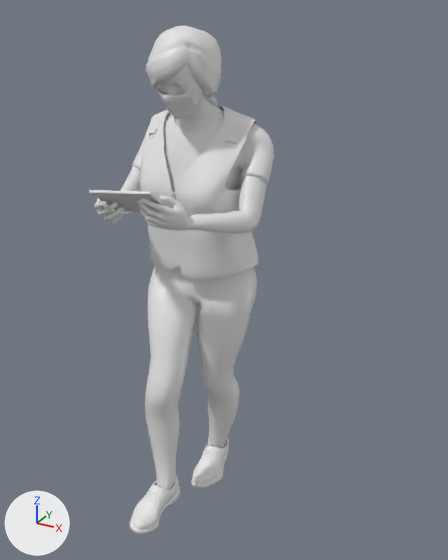
An edit to the FBX model Assets/HumanWorker/MotionMeshes/WalkMotion.fbx, drawn before and after from the same camera.
Both versions are drawn from a 50 mm camera at (1.072, -1.721, 1.777) aimed at (0.109, 0.03, 0.902). Every picture has the same lights, and +X, +Y and +Z are marked at lower left. The picture after the commit comes second. Vertices at exactly the same position are counted once.

In view in the first picture: 'AsianWoman_Mesh'.
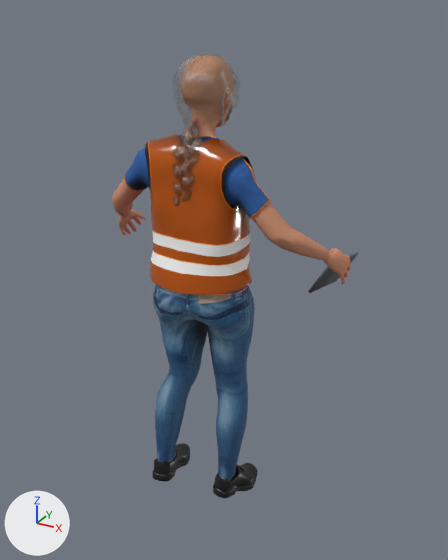
Where the change shows, as pixel boxes [x1, y1, x2, y2] in the pictures (448 x 560 px; the box of a moved part takes in the faces that stretch with it):
'AsianWoman_Mesh', surface changed, reshaped, moved, turned, rescaled: before [89, 25, 274, 535]; after [112, 55, 358, 499]
part 1 of me_mesh, moved or reshaped (not visible afterwards): before [226, 130, 239, 143]
part 2 of me_mesh, moved or reshaped (not visible afterwards): before [149, 123, 159, 134]
part 3 of me_mesh, deleted: before [89, 25, 274, 535]
part 4 of me_mesh, added: after [112, 55, 358, 499]

The change, as a diff of the scene's bpy script:
```diff
--- a/Assets/HumanWorker/MotionMeshes/WalkMotion.fbx.py
+++ b/Assets/HumanWorker/MotionMeshes/WalkMotion.fbx.py
@@ mat_hair @@
 mat_hair = bpy.data.materials.new('Hair')
-# nodes: BsdfPrincipled, OutputMaterial
+# nodes: BsdfPrincipled, NormalMap, OutputMaterial, TexImage x4
+# uses the picture img_hair_base_color_png
+# uses the picture img_hair_normal_jpg
+# uses the picture img_hair_roughness_png
@@ mat_shoes @@
 n0 = _N.new('ShaderNodeBsdfPrincipled'); n0.name = 'Principled BSDF'
-n0.inputs[2].default_value = 0.434  # 'Roughness'
 n1 = _N.new('ShaderNodeOutputMaterial'); n1.name = 'Material Output'
+n2 = _N.new('ShaderNodeTexImage'); n2.name = 'Image Texture'
+n2.image = img_shoes_base_color_png
+n3 = _N.new('ShaderNodeTexImage'); n3.name = 'Image Texture.001'
+n3.image = img_shoes_roughness_png
+n4 = _N.new('ShaderNodeTexImage'); n4.name = 'Image Texture.002'
+n4.image = img_shoes_normal_png
+n5 = _N.new('ShaderNodeNormalMap'); n5.name = 'Normal Map'
 _L.new(n0.outputs[0], n1.inputs[0])  # 'BSDF' to 'Surface'
+_L.new(n2.outputs[0], n0.inputs[0])  # 'Color' to 'Base Color'
+_L.new(n3.outputs[0], n0.inputs[2])  # 'Color' to 'Roughness'
+_L.new(n4.outputs[0], n5.inputs[1])  # 'Color' to 'Color'
+_L.new(n5.outputs[0], n0.inputs[5])  # 'Normal' to 'Normal'
@@ mat_cloth @@
 n0 = _N.new('ShaderNodeBsdfPrincipled'); n0.name = 'Principled BSDF'
-n0.inputs[2].default_value = 0.434  # 'Roughness'
 n1 = _N.new('ShaderNodeOutputMaterial'); n1.name = 'Material Output'
+n2 = _N.new('ShaderNodeTexImage'); n2.name = 'Image Texture'
+n2.image = img_cloth_base_color_png
+n3 = _N.new('ShaderNodeTexImage'); n3.name = 'Image Texture.001'
+n3.image = img_cloth_roughness_png
+n4 = _N.new('ShaderNodeTexImage'); n4.name = 'Image Texture.002'
+n4.image = img_cloth_normal_jpg
+n5 = _N.new('ShaderNodeNormalMap'); n5.name = 'Normal Map'
 _L.new(n0.outputs[0], n1.inputs[0])  # 'BSDF' to 'Surface'
+_L.new(n2.outputs[0], n0.inputs[0])  # 'Color' to 'Base Color'
+_L.new(n3.outputs[0], n0.inputs[2])  # 'Color' to 'Roughness'
+_L.new(n4.outputs[0], n5.inputs[1])  # 'Color' to 'Color'
+_L.new(n5.outputs[0], n0.inputs[5])  # 'Normal' to 'Normal'
@@ mat_vest @@
 n0 = _N.new('ShaderNodeBsdfPrincipled'); n0.name = 'Principled BSDF'
-n0.inputs[2].default_value = 0.434  # 'Roughness'
 n1 = _N.new('ShaderNodeOutputMaterial'); n1.name = 'Material Output'
+n2 = _N.new('ShaderNodeTexImage'); n2.name = 'Image Texture'
+n2.image = img_vest_base_color_png
+n3 = _N.new('ShaderNodeTexImage'); n3.name = 'Image Texture.001'
+n3.image = img_vest_roughness_png
+n4 = _N.new('ShaderNodeTexImage'); n4.name = 'Image Texture.002'
+n4.image = img_vest_normal_png
+n5 = _N.new('ShaderNodeNormalMap'); n5.name = 'Normal Map'
 _L.new(n0.outputs[0], n1.inputs[0])  # 'BSDF' to 'Surface'
+_L.new(n2.outputs[0], n0.inputs[0])  # 'Color' to 'Base Color'
+_L.new(n3.outputs[0], n0.inputs[2])  # 'Color' to 'Roughness'
+_L.new(n4.outputs[0], n5.inputs[1])  # 'Color' to 'Color'
+_L.new(n5.outputs[0], n0.inputs[5])  # 'Normal' to 'Normal'
@@ mat_body @@
 mat_body = principled_material('Body')
-mat_body.base_color = (0.8, 0.8, 0.8)  # white #e7e7e7
-mat_body.roughness = 0.434
+mat_body.texture = img_body_base_color_png
+mat_body.roughness = 0.827
@@ mat_tablet @@
 n0 = _N.new('ShaderNodeBsdfPrincipled'); n0.name = 'Principled BSDF'
 n1 = _N.new('ShaderNodeOutputMaterial'); n1.name = 'Material Output'
+n2 = _N.new('ShaderNodeTexImage'); n2.name = 'Image Texture'
+n2.image = img_tablet_base_color_png
+n3 = _N.new('ShaderNodeTexImage'); n3.name = 'Image Texture.001'
+n3.image = img_tablet_tablet_metallicsmoothness_png
 _L.new(n0.outputs[0], n1.inputs[0])  # 'BSDF' to 'Surface'
+_L.new(n2.outputs[0], n0.inputs[0])  # 'Color' to 'Base Color'
+_L.new(n3.outputs[0], n0.inputs[1])  # 'Color' to 'Metallic'
@@ me_mesh @@
 # used by ob_asianwoman_mesh; location = (0.001, -0.163, 0.632); rotation_euler = (1.571, 0.0, 0.0), in degrees (90, 0, 0); scale = (0.01, 0.01, 0.01)
-me_mesh.from_pydata(...)  # 19726 vertices, 35208 faces; spans x -26.0..27.0, y -63.0..110.0, z -36.0..25.0
+me_mesh.from_pydata(...)  # 19774 vertices, 35208 faces; spans x -1422.0..3539.0, y -5039.0..4281.0, z -73.0..16510.0
+# me_mesh part 1: the loose piece of 40 vertices spanning x 15.0..18.0, y 76.0..80.0, z -17.0..-13.0 is multiplied about its middle by the matrix ((-2.172, -4.818, 93.353), (93.1, -4.821, 3.832), (5.124, 93.935, 5.046)), then moved by (221.0, 933.0, 13440.0)
+# me_mesh part 2: the loose piece of 40 vertices spanning x -14.0..-11.0, y 76.0..80.0, z -16.0..-12.0 is multiplied about its middle by the matrix ((0.604, 0.807, 94.229), (95.324, -3.439, 0.887), (4.891, 94.462, -0.111)), then moved by (461.0, -1791.0, 13303.0)
+# me_mesh part 3: 104 loose pieces with 19155 vertices, spanning x -26.0..27.0, y -63.0..110.0, z -36.0..25.0, are deleted
+# me_mesh part 4: 19203 vertices added at x -1422.0..3539.0, y -5039.0..4281.0, z -73.0..16510.0
+# other edits to the shape of me_mesh do not show in these pictures
 me_mesh.materials.append(mat_hair)
@@ ob_asianwoman_mesh @@
 ob_asianwoman_mesh = bpy.data.objects.new('AsianWoman_Mesh', me_mesh)
-ob_asianwoman_mesh.location = (0.001, -0.163, 0.632)
-ob_asianwoman_mesh.rotation_euler = (1.571, 0.0, 0.0)  # degrees (90, 0, 0)
-ob_asianwoman_mesh.scale = (0.01, 0.01, 0.01)
+ob_asianwoman_mesh.location = (0.0, 0.0, 0.0)
+ob_asianwoman_mesh.rotation_euler = (0.0, 0.0, 1.571)  # degrees (0, 0, 90)
+ob_asianwoman_mesh.scale = (0.0001, 0.0001, 0.0001)
```
